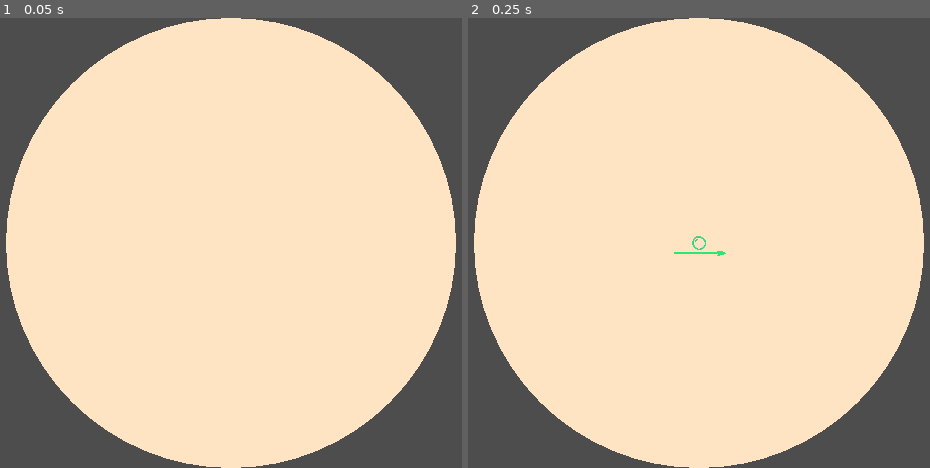
Above: before the commit, frames 1-2 (left to right).
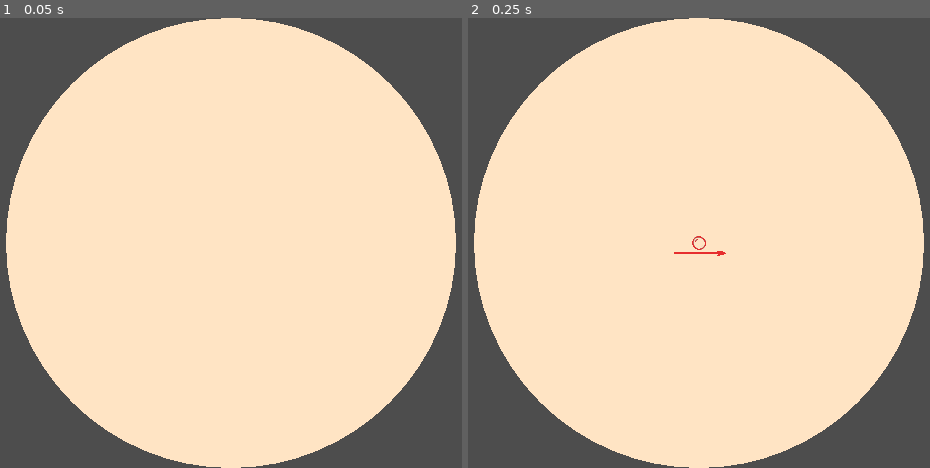
Above: after the commit, the same moments.

Repository: raffomania/bubbleneck
Game: Godot game, scene res://main.tscn
Same seed, same stepped clock (60 frames per second), same inputs: the game is played once before the commit and once after it.
Inputs:
- Up to frame 1 (0.05 s): no input
- Up to frame 2 (0.25 s): no input

Frame 1 is identical in both runs. In frame 2, less than 0.1% of the frame differs, in the area x 44-56%, y 48-53%.

Commit message:
fix color generation so the hue values are equally spaced

Diff:
--- a/Player/player_spawner.gd
+++ b/Player/player_spawner.gd
@@ -12,26 +12,35 @@
 func _ready() -> void:
     # Wait until everything's ready
     await get_tree().create_timer(0.1).timeout
+    # 2 for keyboard
+    var num_devices = Input.get_connected_joypads().size() + 2
 
     for device in Input.get_connected_joypads():
-        spawn_player(device)
+        spawn_player(device, num_devices)
 
     # Spawn keyboard players
     for device in [-1, -2]:
-        spawn_player(device)
+        spawn_player(device, num_devices)
 
-    Input.joy_connection_changed.connect(self.joy_connection_changed)
+    Input.joy_connection_changed.connect(self.joy_connection_changed, num_devices)
 
-func joy_connection_changed(device, connected: bool):
+func joy_connection_changed(device, connected: bool, num_devices: int):
     if connected and device not in spawned_devices:
-        spawn_player(device)
+        spawn_player(device, num_devices)
 
-func spawn_player(device: int):
-    print("spawning player with device ", device)
+func spawn_player(device: int, num_devices: int):
+    print("spawning player with device ", device, " and num_devices ", num_devices)
+
     var player = player_scene.instantiate()
     player.name = "Player" + str(device)
     player.device = device
-    player.player_color = Color.from_hsv(randf(), 0.8, 0.9, 1)
+    player.player_color = random_player_color(device, num_devices)
     player.global_position = get_viewport_rect().size / 2
     $'..'.add_child(player)
     spawned_devices.append(device)
+
+func random_player_color(player_index: int, num_players: int):
+    # +2 because of 2 negative keyboard devices
+    var hue = (float(player_index + 2) / float(num_players))
+    print("hue: ", hue, " player_index: ", player_index, " num_players: ", num_players)
+    return Color.from_hsv(hue, 0.8, 0.9, 1)
